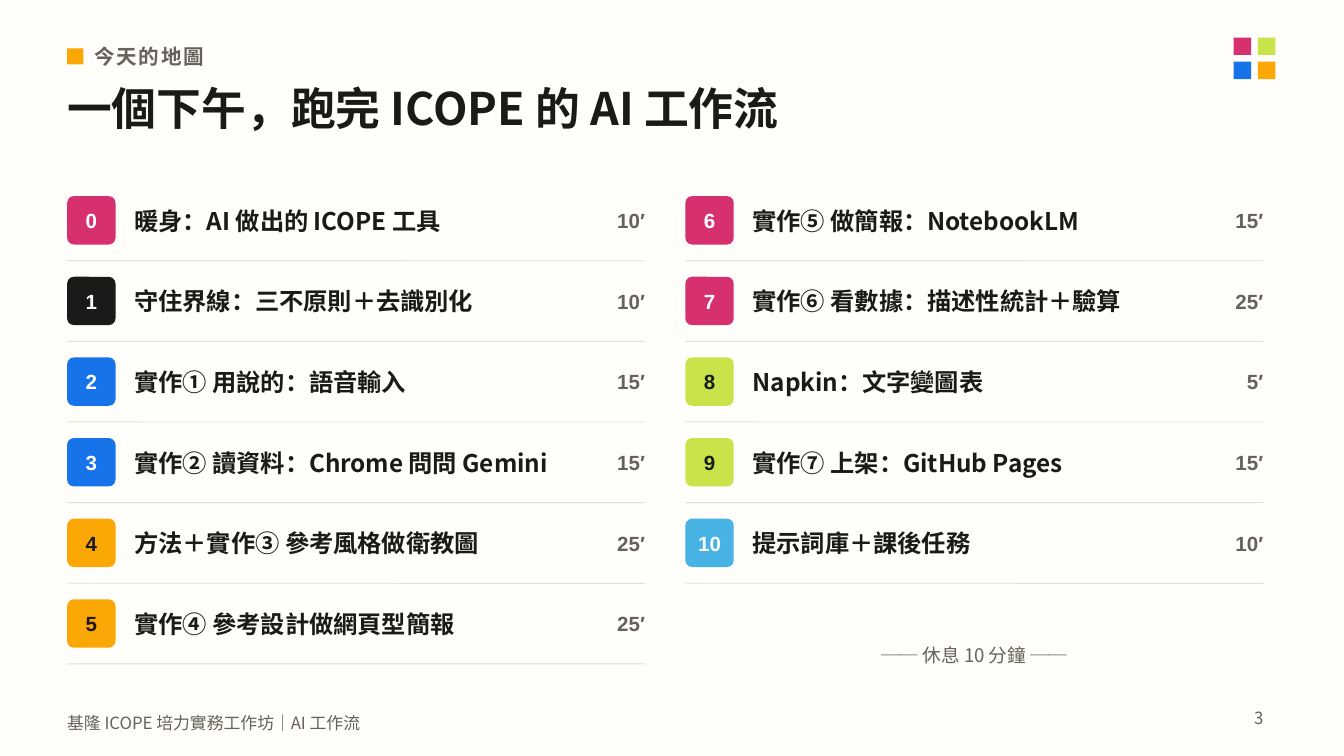
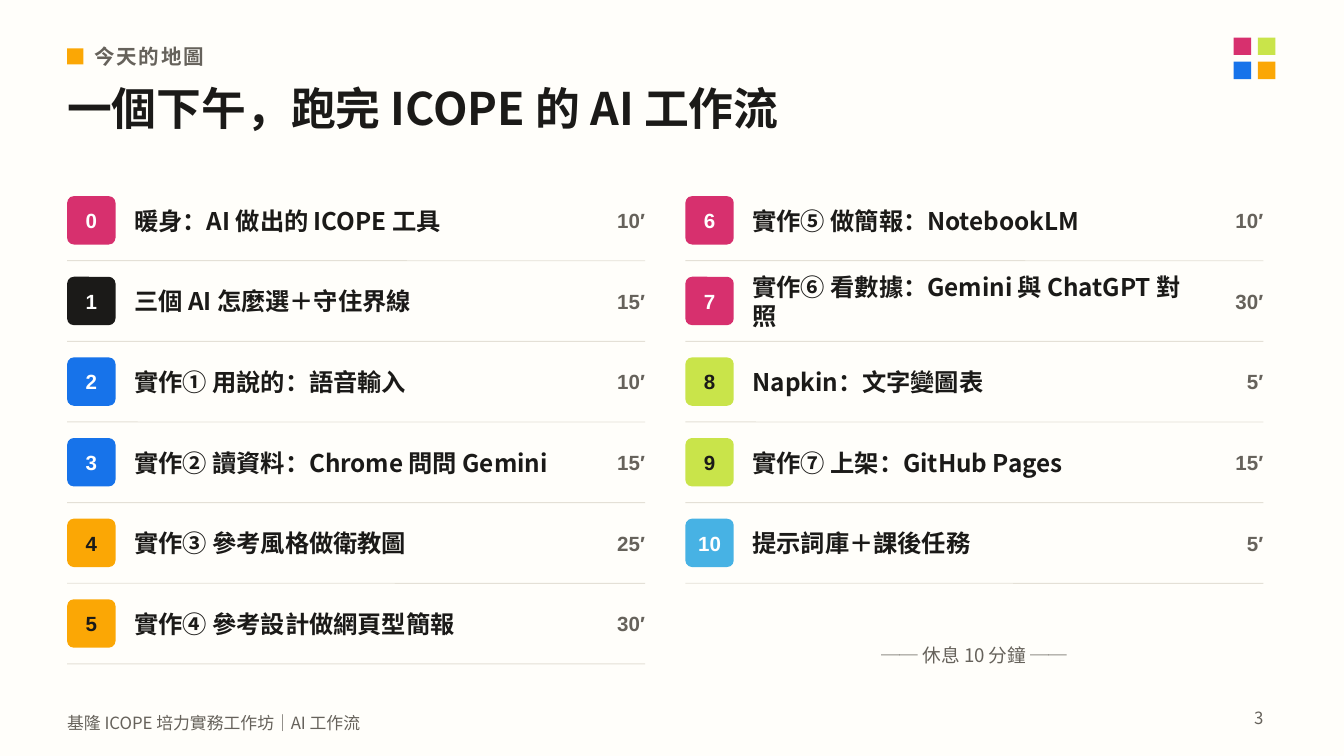
Before and after one commit to mattsue1003/keelung-icope-ai, a slide deck: slide 3 of 基隆ICOPE_AI工作坊_講義.pptx. Drawn at 1344x756 pixels with LibreOffice and Linux fonts; fonts in the diff are those of the drawing. Boxes give left, top, right and bottom in pixels: in the first picture for what was removed or moved away, otherwise in the second. Text is boxed around its words. In the diff, an @@ line names an element or a change of style, - is before the commit and + after.

```diff
--- a/基隆ICOPE_AI工作坊_講義.pptx
+++ b/基隆ICOPE_AI工作坊_講義.pptx
@@ text at (1235, 213, 1263, 228): text changed @@
-15′
+10′
@@ text "15′": place and size @@
-text "15′" at (617, 375, 645, 389)
+text "15′" at (617, 295, 645, 309)
@@ text at (134, 289, 411, 313): text changed @@
-守住界線：三不原則＋去識別化
+三個 AI 怎麼選＋守住界線
@@ text at (753, 275, 1181, 327): text changed @@
-實作⑥ 看數據：描述性統計＋驗算
+實作⑥ 看數據：Gemini 與 ChatGPT 對照
@@ text at (1235, 294, 1263, 309): text changed @@
-25′
+30′
@@ text "10′": place and size @@
-text "10′" at (617, 294, 645, 309)
+text "10′" at (617, 374, 645, 389)
@@ text at (134, 531, 406, 555): text changed @@
-方法＋實作③ 參考風格做衛教圖
+實作③ 參考風格做衛教圖
@@ text at (1247, 537, 1263, 551): text changed @@
-10′
+5′
@@ text at (617, 616, 645, 631): text changed @@
-25′
+30′
```
Also in this commit, not shown: 7 other slides changed, 6 slides added, 20 other files.
